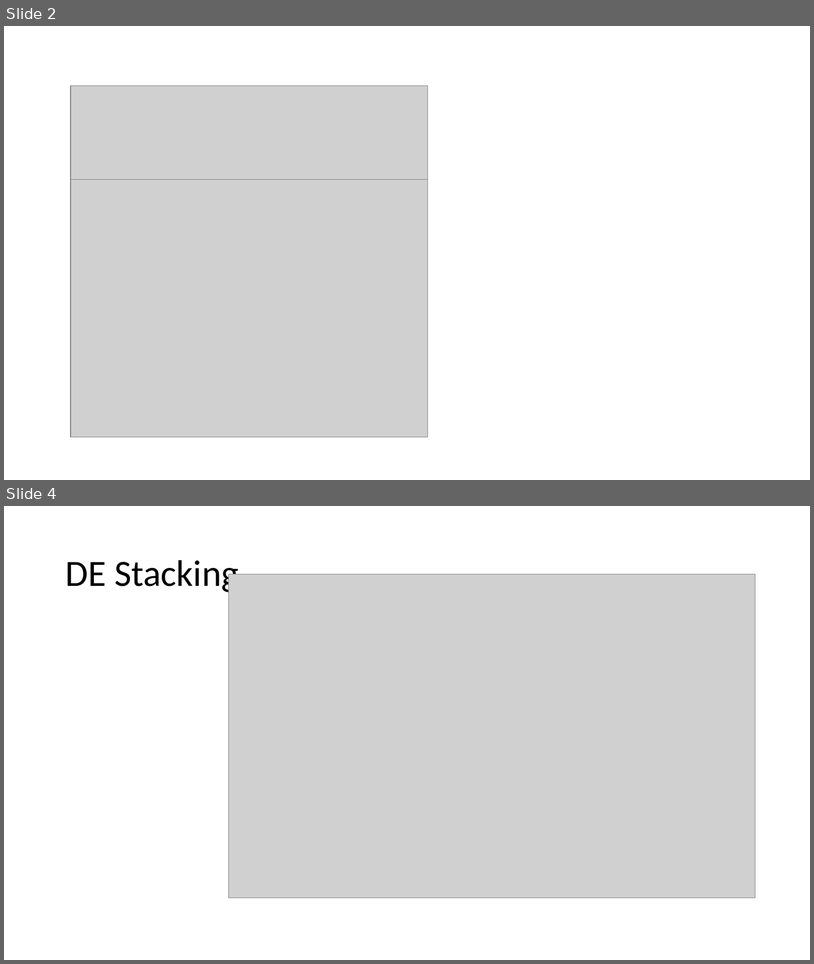
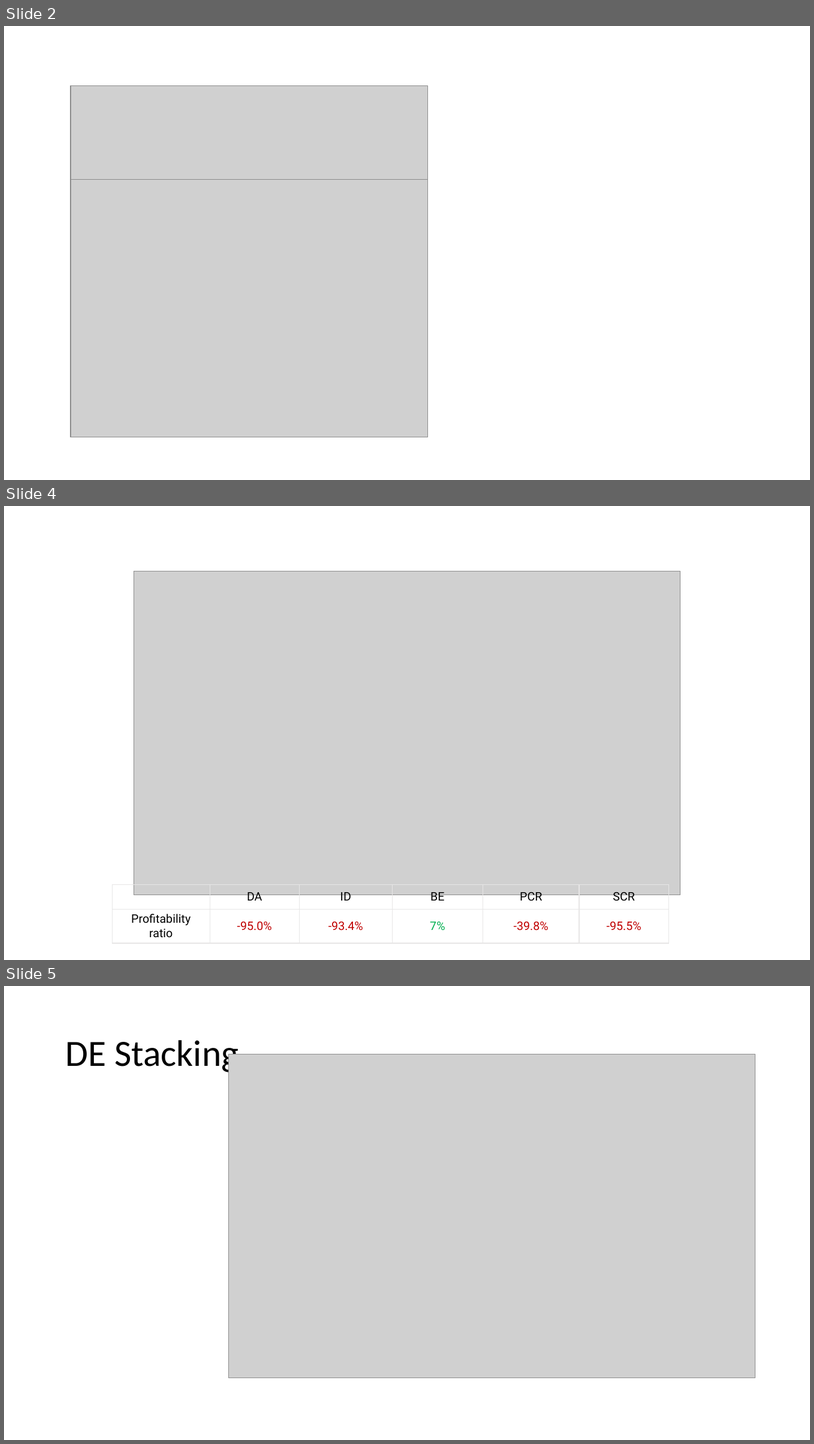
Before and after one commit to fxleos/FXLeibility, a slide deck: FXLeibility.Matlab/Experiment/Original/Figure.pptx. Shown one above the other, each under a label of ours: slides 2 and 4 before the commit, slides 2, 4 and 5 after it; the slides between them are not shown. The pictures are 814x964 and 814x1444 pixels, drawn with LibreOffice and Linux fonts; fonts in the diff are those of the drawing; grey boxes stand for pictures. Boxes give left, top, right and bottom in pixels: in the first picture for what was removed or moved away, otherwise in the second. Text is boxed around its words. In the diff, an @@ line names an element or a change of style, - is before the commit and + after.

```diff
--- a/FXLeibility.Matlab/Experiment/Original/Figure.pptx
+++ b/FXLeibility.Matlab/Experiment/Original/Figure.pptx
@@ slide 4 added at (x1=4, y1=506, x2=810, y2=960), background #FFFFFF @@
@@ picture added at (x1=134, y1=571, x2=681, y2=895) @@
@@ table added at (x1=112, y1=885, x2=669, y2=940), 2 rows, 6 columns @@
+ | DA | ID | BE | PCR | SCR
+Profitability ratio | -95.0% | -93.4% | 7% | -39.8% | -95.5%
@@ what was slide 4 is now slide 5 @@
```
Also in this commit, not shown: 3 other slides added, 1 slide removed, 16 other files.
